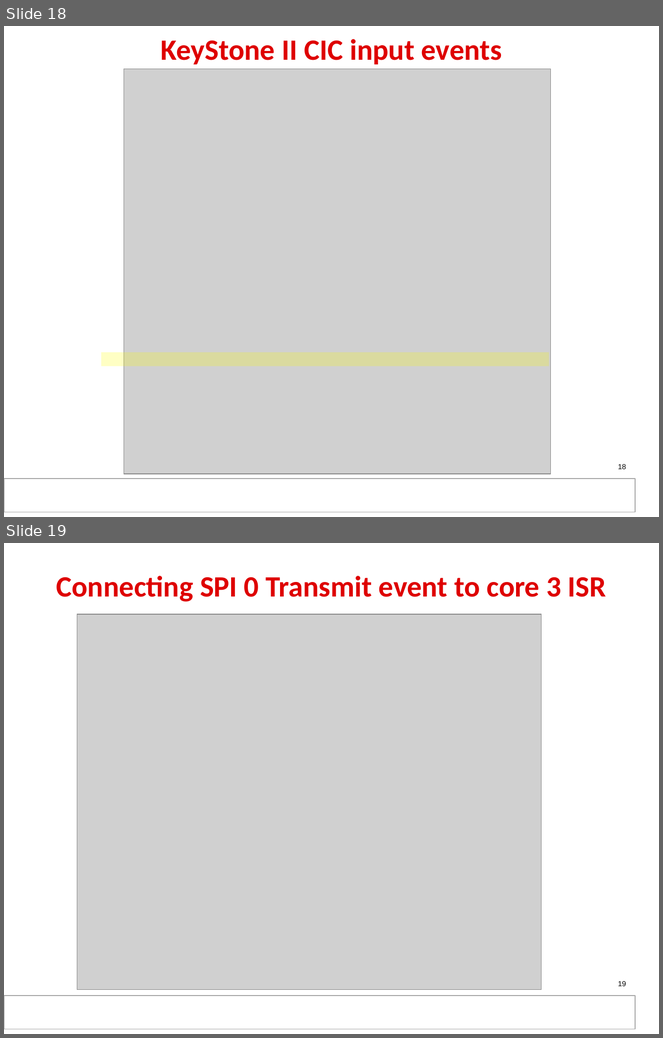
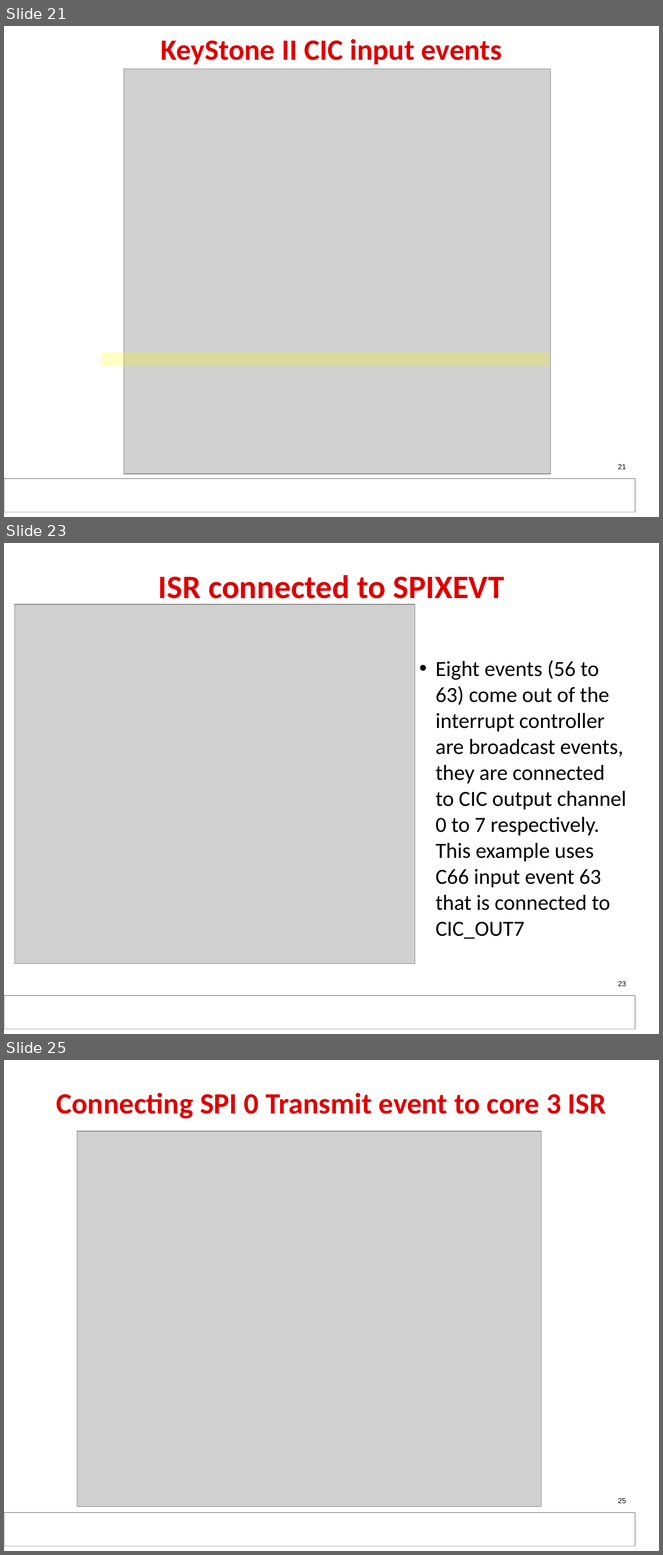
Before and after one commit to hari1989/keystone-workshop, a slide deck: slides/KeyStone_Interrupts.pptx. Shown one above the other, each under a label of ours: slides 18 and 19 before the commit, slides 21, 23 and 25 after it; the slides between them are not shown. The pictures are 663x1038 and 663x1555 pixels, drawn with LibreOffice and Linux fonts; fonts in the diff are those of the drawing; grey boxes stand for pictures; background and template pictures are left out. Boxes give left, top, right and bottom in pixels: in the first picture for what was removed or moved away, otherwise in the second. Text is boxed around its words. In the diff, an @@ line names an element or a change of style, - is before the commit and + after.

```diff
--- a/slides/KeyStone_Interrupts.pptx
+++ b/slides/KeyStone_Interrupts.pptx
@@ slide 23 added at (4, 543, 659, 1034), background #FFFFFF; not listed: 2 template elements that a slide beside it also shows @@
@@ title added at (158, 575, 505, 606), 36 pt, text #DE0000, bold @@
+ISR connected to SPIXEVT
@@ picture added at (14, 604, 415, 964) @@
@@ text added at (436, 660, 626, 911), 23.8 pt, text #000000 @@
+• Eight events (56 to 63) come out of the interrupt controller are broadcast events, they are connected to CIC output channel 0 to 7 respectively. This example uses C66 input event 63 that is connected to CIC_OUT7
@@ page number added at (618, 981, 626, 987), 8 pt, text #000000 @@
+23
@@ what was slide 18 is now slide 21 @@
@@ page number at (618, 464, 626, 470): text changed @@
-18
+21
@@ what was slide 19 is now slide 25 @@
@@ page number at (618, 1498, 626, 1504): text changed @@
-19
+25
```
Also in this commit, not shown: 6 slides changed, 4 other slides added, 3 slides removed.
